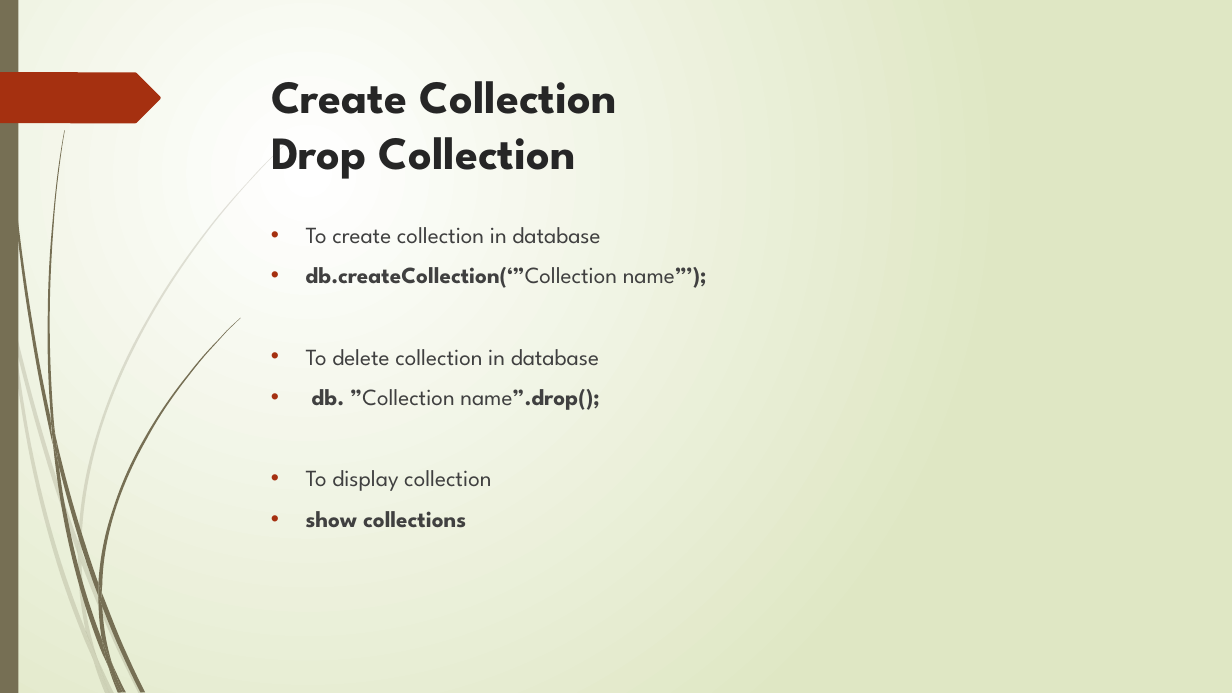
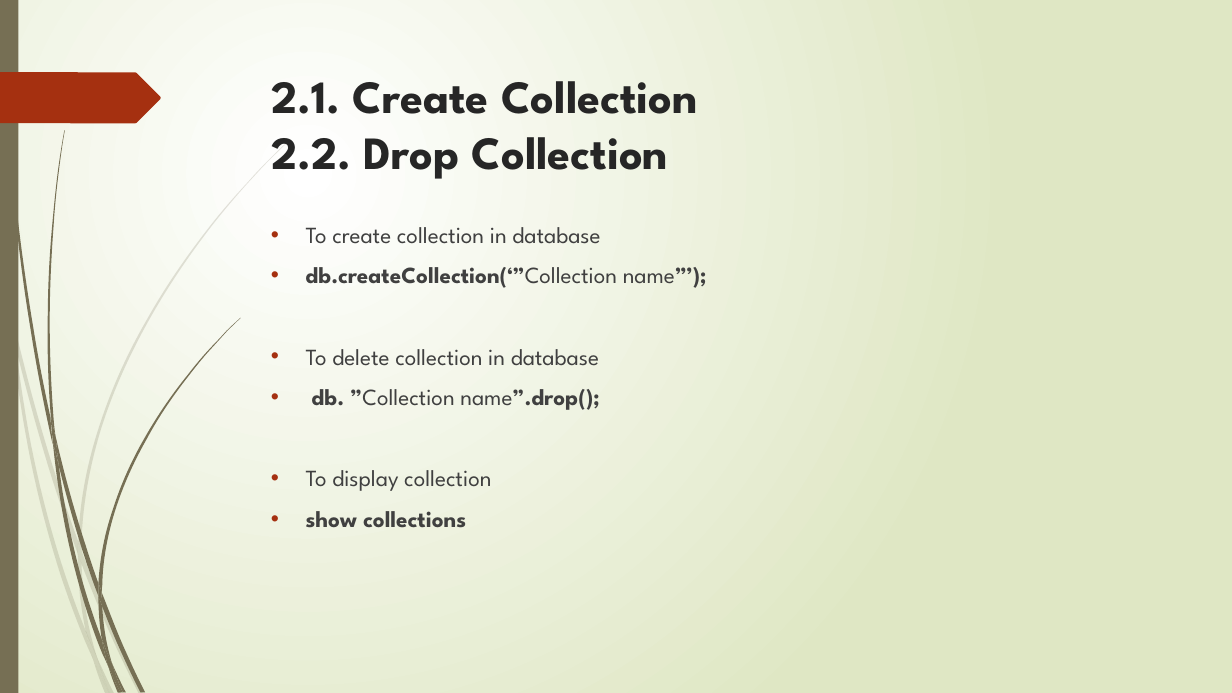
Before and after one commit to deepak127425/UST_Tasks, a slide deck: slide 6 of 1.MongoDB/4.MongoDB operations 13_Dec_2020/MongoDB operations.pptx. Drawn at 1232x693 pixels with LibreOffice and Linux fonts; fonts in the diff are those of the drawing. Boxes give left, top, right and bottom in pixels: in the first picture for what was removed or moved away, otherwise in the second. Text is boxed around its words. In the diff, an @@ line names an element or a change of style, - is before the commit and + after.

```diff
--- a/1.MongoDB/4.MongoDB operations 13_Dec_2020/MongoDB operations.pptx
+++ b/1.MongoDB/4.MongoDB operations 13_Dec_2020/MongoDB operations.pptx
@@ title at [271, 81, 698, 179]: text changed @@
-Create Collection
-Drop Collection
+2.1. Create Collection
+2.2. Drop Collection
```
Also in this commit, not shown: 19 other slides changed.
